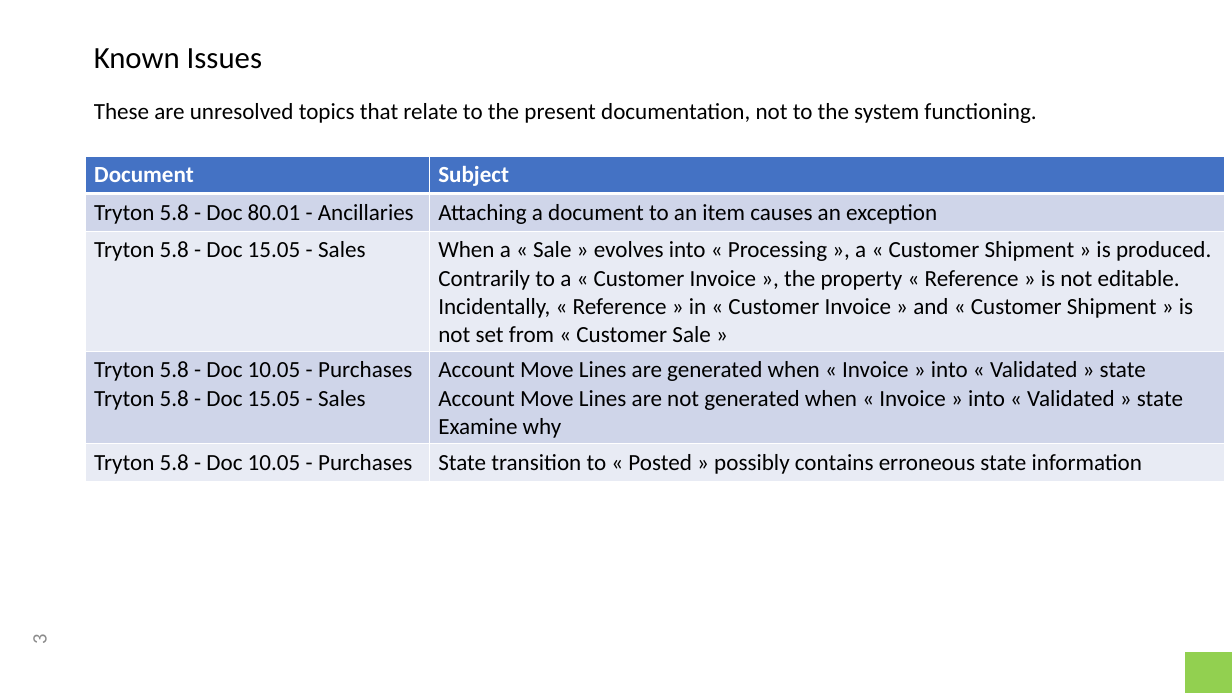
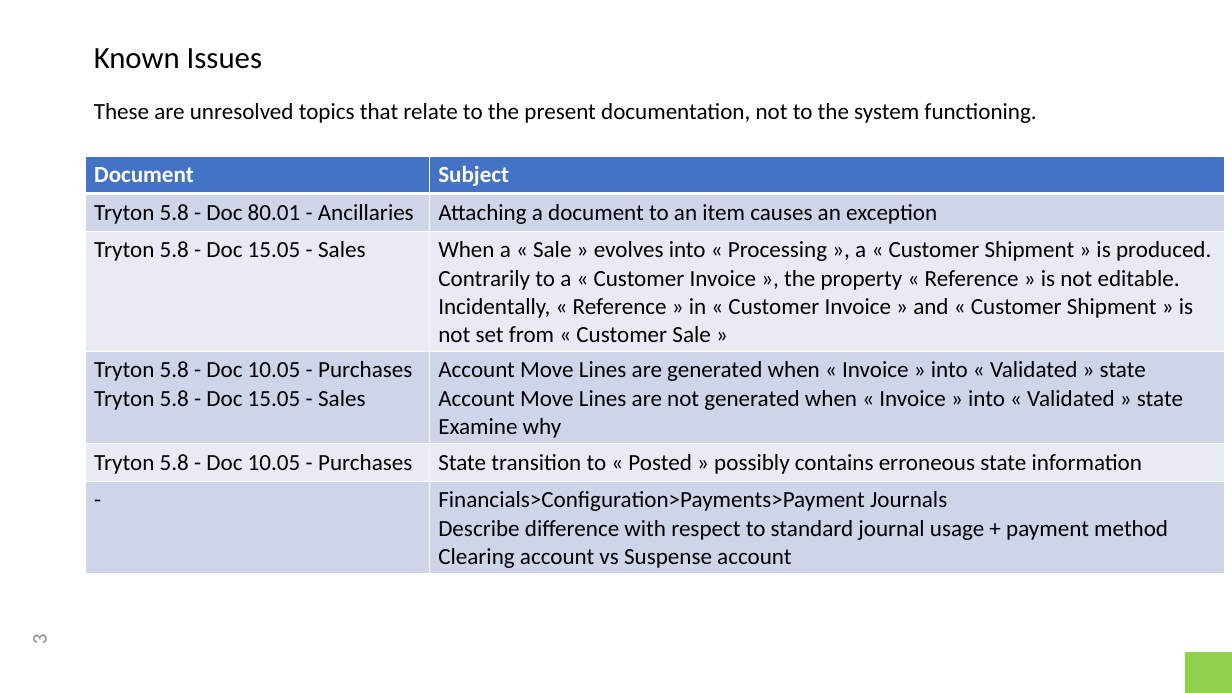
Before and after one commit to clixwise/tryton-by-example, a slide deck: slide 3 of 5.8/Tryton 5.8 - Doc 01.01 - Installation & administration.pptx. Drawn at 1232x693 pixels with LibreOffice and Linux fonts; fonts in the diff are those of the drawing. Boxes give left, top, right and bottom in pixels: in the first picture for what was removed or moved away, otherwise in the second. Text is boxed around its words. In the diff, an @@ line names an element or a change of style, - is before the commit and + after.

```diff
--- a/5.8/Tryton 5.8 - Doc 01.01 - Installation & administration.pptx
+++ b/5.8/Tryton 5.8 - Doc 01.01 - Installation & administration.pptx
@@ table at [85, 156, 1225, 574] @@
+row 6: - | Financials>Configuration>Payments>Payment Journals Describe difference with respect to standard journal usage + payment method / Clearing account vs Suspense account
```
Also in this commit, not shown: 3 other files.
